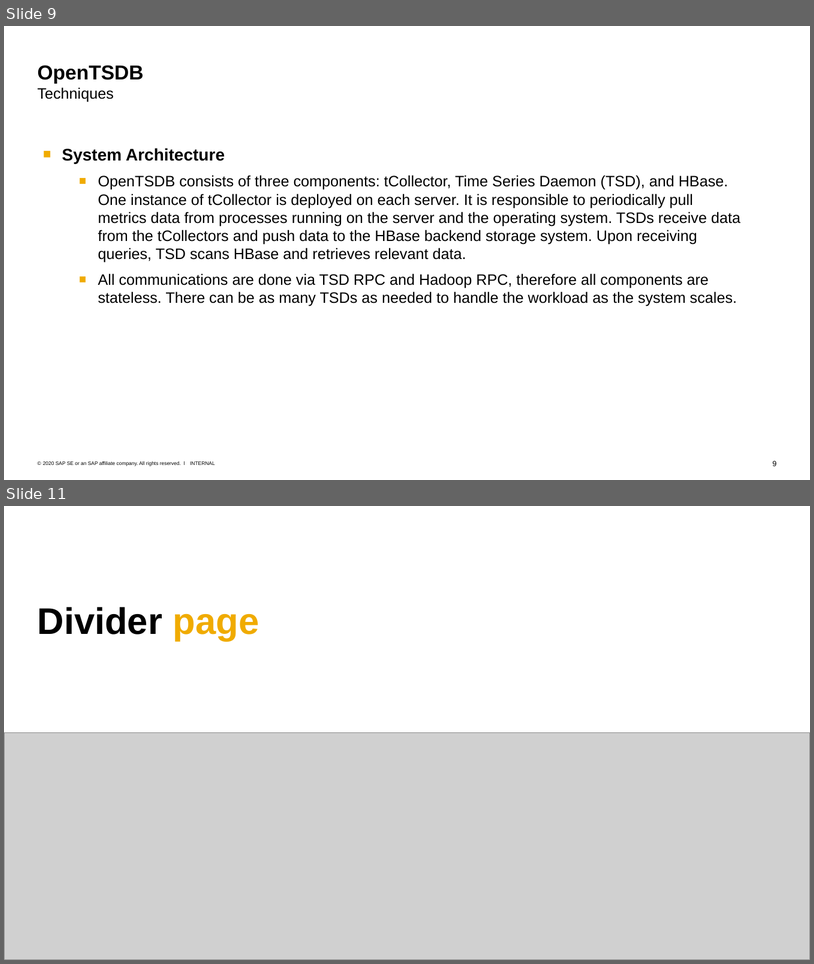
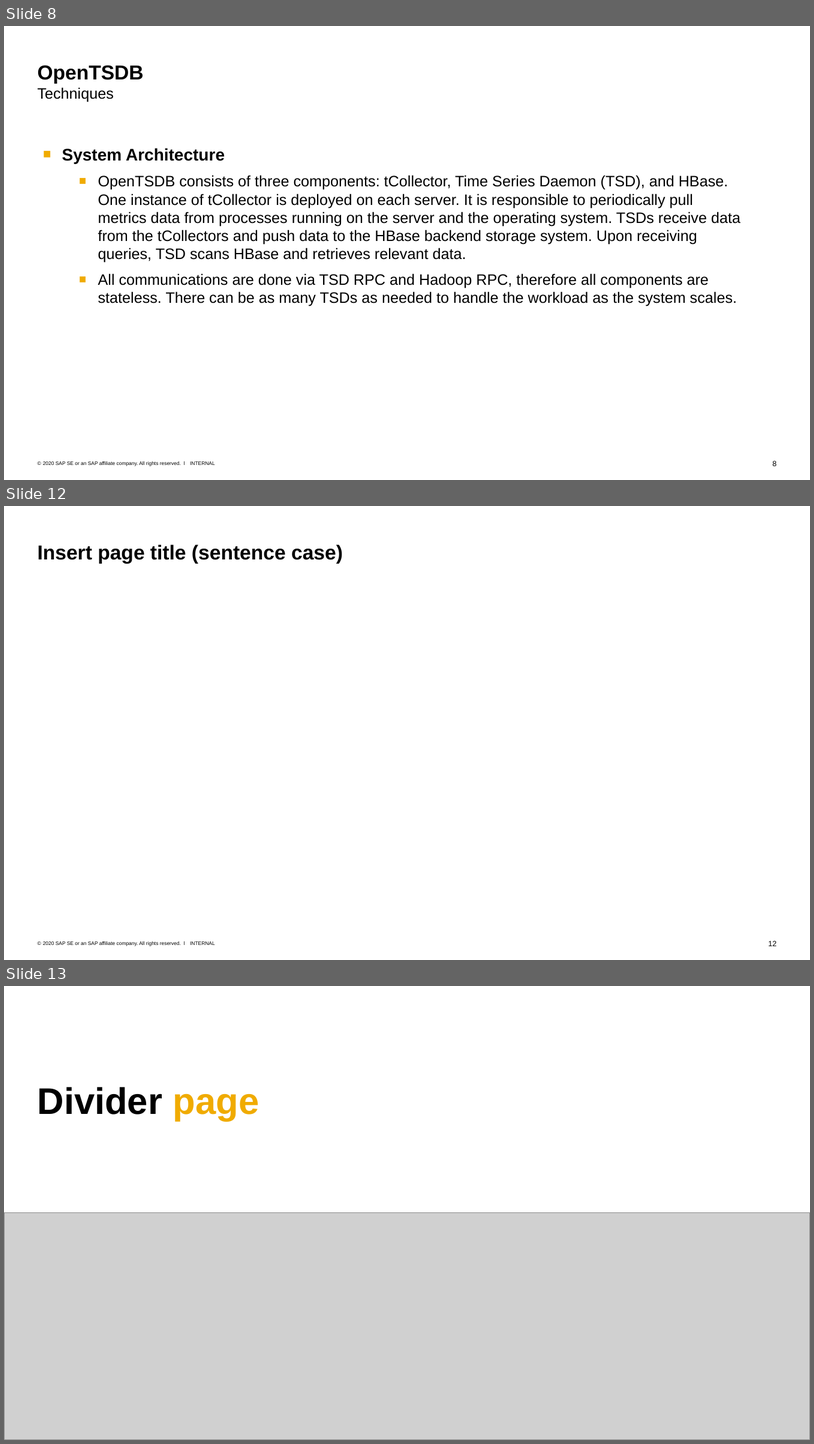
Before and after one commit to Voidkai/Survey_on_NoSQL, a slide deck: NoSQL/The_Survey_On_OpenTSDB.pptx. Shown one above the other, each under a label of ours: slides 9 and 11 before the commit, slides 8, 12 and 13 after it; the slides between them are not shown. The pictures are 814x964 and 814x1444 pixels, drawn with LibreOffice and Linux fonts; fonts in the diff are those of the drawing; grey boxes stand for pictures. Boxes give left, top, right and bottom in pixels: in the first picture for what was removed or moved away, otherwise in the second. Text is boxed around its words. In the diff, an @@ line names an element or a change of style, - is before the commit and + after.

```diff
--- a/NoSQL/The_Survey_On_OpenTSDB.pptx
+++ b/NoSQL/The_Survey_On_OpenTSDB.pptx
@@ slide 12 added at (4, 506, 810, 960), background #FFFFFF; not listed: 3 template elements that a slide beside it also shows @@
@@ title added at (38, 544, 343, 564), 24 pt, text #000000, bold @@
+Insert page title (sentence case)
@@ what was slide 9 is now slide 8 @@
@@ what was slide 11 is now slide 13 @@
```
Also in this commit, not shown: 3 other slides added, 2 slides removed.
